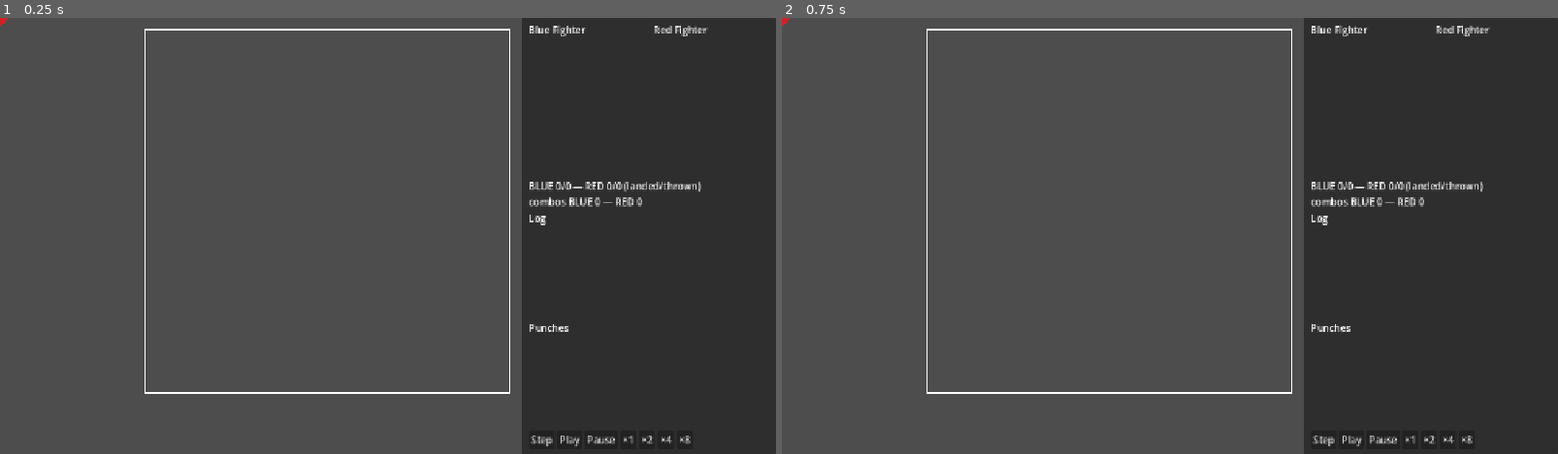
Above: before the commit, frames 1-2 (left to right).
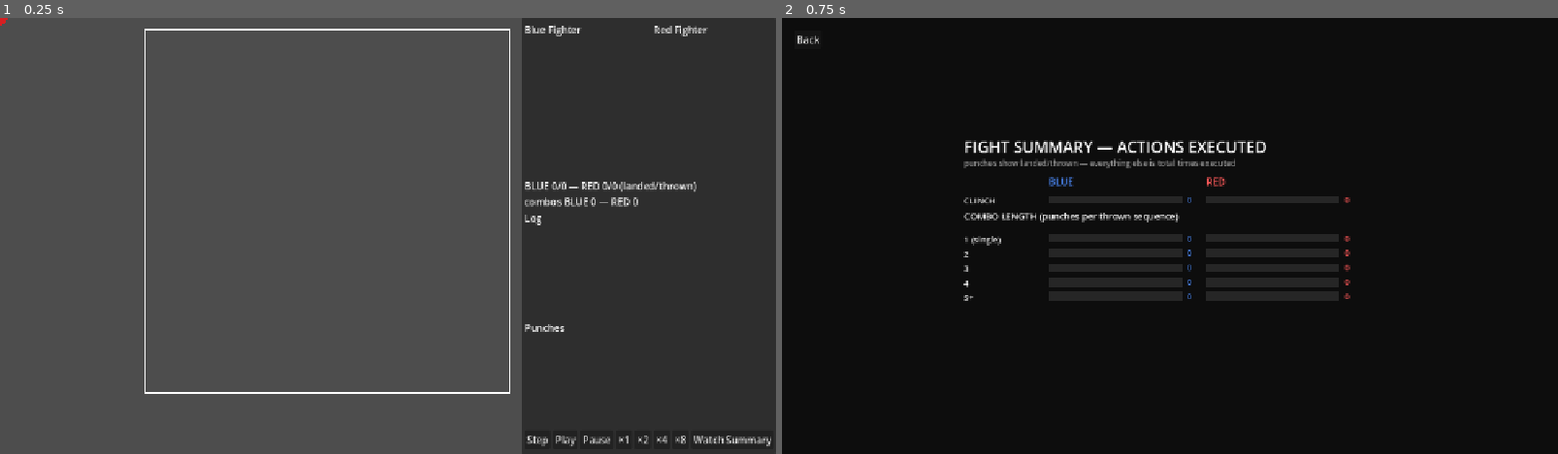
Above: after the commit, the same moments.

Repository: emeene/boxingsim-debugger
Game: Godot game, scene res://scenes/Main.tscn
The game is run twice, just before and just after one commit, with the same random seed, the same clock (stepped at 60 frames per second) and the same inputs.
Inputs (mouse positions are in pixels of both pictures, inside the frame that each line leads up to):
- Up to frame 1 (0.25 s): no input
- Up to frame 2 (0.75 s): click (1511, 440) at 0.5 s, where only the run after the commit has a clickable "Watch Summary"

The runs differ from the first frame. In frame 1, 1.1% of the frame differs, in the area x 67-100%, y 1-99%; in frame 2, 98%, in the area x 0-100%, y 0-100%.

Commit message:
Post-fight action summary: on-demand bar chart of every action executed, minus movement
New ActionSummary.gd, wired from DebugPanel.gd via two buttons ("Watch Summary" shows it
with whatever has been tallied so far, live or final; "Back" lives on the summary itself
and returns to the ring view). Shows every ActionType except movement (owner ruling:
"everything bar movement" — the ring view already reads footwork directly), plus a
COMBO LENGTH section (1/2/3/4/5+ punches per thrown sequence).

Punch types show landed/thrown explicitly (not a bare number) after an unlabeled thrown-
only count got compared against the sidebar's combined landed/thrown total and looked like
a contradiction. CLINCH always renders even at 0/0 since it's genuinely rare and a hidden
zero row reads as "never implemented" rather than "didn't happen this bout." The backdrop
is fully opaque (was 0.8 alpha, which let the sidebar bleed through underneath and was the
real cause of an earlier "the numbers fight each other" report). The red column's start
position is computed from the actual measured width of the widest blue label in the draw,
not a guessed constant, so a landed/thrown label like "153/153" can never get painted over
by the red bar drawn after it.

Combo length uses a different signal than the existing sidebar combo counter: a solo,
non-chained punch's comboCount never rises above 0, so there is no "drop back to 0" to
hook for it. The signal that fires for every completed punch sequence, solo or chained,
and only for punch sequences, is the phase machine's RECOVERY -> READY transition.

Diff:
--- /dev/null
+++ b/boxing-debugging/scenes/ActionSummary.gd
@@ -0,0 +1,193 @@
+extends Control
+# Action breakdown (owner request 2026-07-20), shown on demand via DebugPanel's "Watch
+# Summary" button — a bar chart comparing how many times each fighter executed each
+# ActionType, EXCEPT movement (owner ruling, "everything bar movement": the ring view
+# already shows footwork directly, this is for the things it can't hold still long enough
+# to count). Built in code and attached programmatically from DebugPanel (the ended-label/
+# punch-stats-label trick — no .tscn edit needed). "Back" (a child of this control) hides
+# it again and returns to the ring view.
+#
+# FIX (2026-07-20, same day): the first draft showed one bare, unlabeled number per punch
+# type (a THROWN count). Compared against the pre-existing sidebar's combined "landed/
+# thrown" total for ALL punch types, an unlabeled "JAB: 153" next to "107/238 landed/
+# thrown" reads as a contradiction even though both numbers were correct — nobody could
+# tell what 153 even counted. Punch rows now draw and print landed/thrown explicitly, the
+# same convention the sidebar already uses, so the two never need to be reconciled by eye.
+# The backdrop is also now fully opaque (was 0.8 alpha) — the old value let the sidebar's
+# text bleed straight through underneath, which is what made the numbers look like they
+# were fighting each other; that was a rendering bug, not a math one.
+#
+# COMBO LENGTH section (owner request, same day): how many 1/2/3/4/5+-punch sequences each
+# fighter threw. A separate labeled section, not more ActionType rows — a combo length is a
+# property of a whole punch SEQUENCE, not of any single ActionType, so it does not belong
+# mixed into the rows above.
+#
+# FIX (2026-07-20, later same day): the red column used to start a FIXED 40px after the
+# blue bar. A "153/153"-style landed/thrown label is wider than that at font size 14, so
+# the red bar's opaque background (drawn after, on top) painted straight over the tail of
+# blue's text — a real overlap bug, not a rare one, since it only takes 3+ digit values to
+# trigger. The red column now starts after the ACTUAL measured width of blue's label plus
+# a fixed margin, so it can never collide regardless of how large the numbers get.
+
+# Punch types get a landed/thrown pair; everything else (feint, clinch, defense, idle) is
+# a plain "times executed" count — there is no landed/missed concept for those.
+const PUNCH_TYPES := [
+	"JAB", "CROSS", "LEAD_HOOK", "REAR_HOOK", "LEAD_UPPERCUT", "REAR_UPPERCUT",
+	"LEAD_BODY_HOOK", "REAR_BODY_HOOK",
+]
+const ACTION_ORDER := [
+	"JAB", "CROSS", "LEAD_HOOK", "REAR_HOOK", "LEAD_UPPERCUT", "REAR_UPPERCUT",
+	"LEAD_BODY_HOOK", "REAR_BODY_HOOK",
+	"FEINT", "CLINCH",
+	"BLOCK", "SLIP_LEFT", "SLIP_RIGHT",
+	"IDLE",
+]
+# CLINCH is genuinely rare (a handful of attempts a bout even after the 2026-07-20 fixes) —
+# the zero-suppression below would hide it in most fights, reading as "never implemented"
+# rather than "didn't happen this bout." Owner asked for it explicitly, so it always shows.
+const ALWAYS_SHOWN := ["CLINCH"]
+
+# Bucket keys match DebugPanel._track_combo_length's own bucketing exactly ("5+" for
+# anything longer than 4) — labels here are just the display text for each key.
+const COMBO_LENGTH_ORDER := ["1", "2", "3", "4", "5+"]
+const COMBO_LENGTH_LABELS := {"1": "1 (single)", "2": "2", "3": "3", "4": "4", "5+": "5+"}
+
+const ROW_HEIGHT := 24.0
+const BAR_MAX_WIDTH := 220.0
+const LABEL_WIDTH := 130.0
+const LABEL_FONT_SIZE := 14
+# Gap after the ACTUAL measured width of blue's label, before the red column starts.
+const COLUMN_MARGIN := 24.0
+const BLUE_COLOR := Color(0.3, 0.55, 1.0)
+const RED_COLOR := Color(1.0, 0.35, 0.35)
+# Landed fill sits INSIDE the thrown bar, brighter than the thrown (dim) bar behind it —
+# same "outline = thrown, solid = landed" convention real punch-stat graphics use.
+const BLUE_LANDED_COLOR := Color(0.65, 0.8, 1.0)
+const RED_LANDED_COLOR := Color(1.0, 0.65, 0.65)
+
+var _blue_counts: Dictionary = {}
+var _red_counts: Dictionary = {}
+var _blue_landed: Dictionary = {}
+var _red_landed: Dictionary = {}
+var _blue_combo_lengths: Dictionary = {}
+var _red_combo_lengths: Dictionary = {}
+
+# Called every time "Watch Summary" is pressed — DebugPanel hands over whatever it has
+# tallied so far, live mid-fight or final once the fight has ended.
+func set_data(blue_counts: Dictionary, red_counts: Dictionary, blue_landed: Dictionary, red_landed: Dictionary,
+		blue_combo_lengths: Dictionary, red_combo_lengths: Dictionary) -> void:
+	_blue_counts = blue_counts
+	_red_counts = red_counts
+	_blue_landed = blue_landed
+	_red_landed = red_landed
+	_blue_combo_lengths = blue_combo_lengths
+	_red_combo_lengths = red_combo_lengths
+	queue_redraw()
+
+func _draw() -> void:
+	var viewport_size := get_viewport_rect().size
+	# Fully opaque — a translucent backdrop let the sidebar bleed through underneath and
+	# was the actual cause of the "numbers contradict each other" report, not bad math.
+	draw_rect(Rect2(Vector2.ZERO, viewport_size), Color(0.05, 0.05, 0.05, 1.0))
+
+	var rows: Array = []
+	for action in ACTION_ORDER:
+		var blue: int = _blue_counts.get(action, 0)
+		var red: int = _red_counts.get(action, 0)
+		if blue > 0 or red > 0 or action in ALWAYS_SHOWN:
+			rows.append(action)
+
+	# Combo-length rows always show (0 included) — five fixed buckets, always meaningful
+	# to compare, unlike a punch type that may simply never come up in a given bout.
+	var combo_rows: Array = COMBO_LENGTH_ORDER
+
+	var content_height := 90.0 + rows.size() * ROW_HEIGHT + 40.0 + combo_rows.size() * ROW_HEIGHT
+	var origin := Vector2(viewport_size.x / 2.0 - 340.0, (viewport_size.y - content_height) / 2.0)
+
+	draw_string(ThemeDB.fallback_font, origin + Vector2(0.0, 0.0), "FIGHT SUMMARY — ACTIONS EXECUTED",
+			HORIZONTAL_ALIGNMENT_LEFT, -1, 26, Color.WHITE)
+	draw_string(ThemeDB.fallback_font, origin + Vector2(0.0, 22.0),
+			"punches show landed/thrown — everything else is total times executed",
+			HORIZONTAL_ALIGNMENT_LEFT, -1, 13, Color(0.6, 0.6, 0.6))
+	draw_string(ThemeDB.fallback_font, origin + Vector2(LABEL_WIDTH + 10.0, 54.0), "BLUE",
+			HORIZONTAL_ALIGNMENT_LEFT, -1, 16, BLUE_COLOR)
+	# ONE red column start for every row, based on the widest blue label this draw will
+	# render — a straight aligned column, not a jagged one, and still guaranteed wide
+	# enough for every row since it is the actual measured maximum, not a guess.
+	var bar_x := origin.x + LABEL_WIDTH + 10.0
+	var red_bar_x := bar_x + BAR_MAX_WIDTH + 8.0 + _widest_blue_label(rows, combo_rows) + COLUMN_MARGIN
+	draw_string(ThemeDB.fallback_font, Vector2(red_bar_x, origin.y + 54.0), "RED",
+			HORIZONTAL_ALIGNMENT_LEFT, -1, 16, RED_COLOR)
+
+	for i in range(rows.size()):
+		var action: String = rows[i]
+		var is_punch: bool = action in PUNCH_TYPES
+		var blue: int = _blue_counts.get(action, 0)
+		var red: int = _red_counts.get(action, 0)
+		var y := origin.y + 70.0 + i * ROW_HEIGHT
+		draw_string(ThemeDB.fallback_font, Vector2(origin.x, y + 14.0), action,
+				HORIZONTAL_ALIGNMENT_LEFT, LABEL_WIDTH, 14, Color.WHITE_SMOKE)
+		# BLUE and RED are compared against each other for THIS row only (by thrown count,
+		# or the plain count for non-punches), so the larger always fills its full bar — a
+		# stat-sheet "who did more of this" read, not a fraction of the fight's total.
+		var max_count: int = maxi(maxi(blue, red), 1)
+		var blue_landed: int = _blue_landed.get(action, 0) if is_punch else -1
+		var red_landed: int = _red_landed.get(action, 0) if is_punch else -1
+		_draw_bar(bar_x, y, blue, blue_landed, max_count, BLUE_COLOR, BLUE_LANDED_COLOR)
+		_draw_bar(red_bar_x, y, red, red_landed, max_count, RED_COLOR, RED_LANDED_COLOR)
+
+	# Combo-length section: a separate labeled block, since a sequence length is not an
+	# ActionType and does not belong mixed into the rows above.
+	var section_y := origin.y + 70.0 + rows.size() * ROW_HEIGHT + 16.0
+	draw_string(ThemeDB.fallback_font, Vector2(origin.x, section_y), "COMBO LENGTH (punches per thrown sequence)",
+			HORIZONTAL_ALIGNMENT_LEFT, -1, 15, Color.WHITE)
+	for i in range(combo_rows.size()):
+		var bucket: String = combo_rows[i]
+		var blue: int = _blue_combo_lengths.get(bucket, 0)
+		var red: int = _red_combo_lengths.get(bucket, 0)
+		var y := section_y + 24.0 + i * ROW_HEIGHT
+		draw_string(ThemeDB.fallback_font, Vector2(origin.x, y + 14.0), COMBO_LENGTH_LABELS[bucket],
+				HORIZONTAL_ALIGNMENT_LEFT, LABEL_WIDTH, 14, Color.WHITE_SMOKE)
+		var max_count: int = maxi(maxi(blue, red), 1)
+		_draw_bar(bar_x, y, blue, -1, max_count, BLUE_COLOR, BLUE_LANDED_COLOR)
+		_draw_bar(red_bar_x, y, red, -1, max_count, RED_COLOR, RED_LANDED_COLOR)
+
+# The text a bar prints next to itself — "landed/thrown" for a punch row, a bare count
+# otherwise. Shared between the drawing pass and the width measurement so the two can
+# never disagree about what is actually being rendered.
+func _bar_label(thrown: int, landed: int) -> String:
+	return ("%d/%d" % [landed, thrown]) if landed >= 0 else str(thrown)
+
+func _label_width(text: String) -> float:
+	return ThemeDB.fallback_font.get_string_size(text, HORIZONTAL_ALIGNMENT_LEFT, -1, LABEL_FONT_SIZE).x
+
+# Widest blue label across every row this draw will render, action rows and combo-length
+# rows together — the single shared offset every row's red column starts at, so the
+# column reads as one straight aligned bar chart instead of drifting row to row while
+# still being guaranteed wide enough for the actual longest label, not a guessed constant.
+func _widest_blue_label(rows: Array, combo_rows: Array) -> float:
+	var widest := 0.0
+	for action in rows:
+		var is_punch: bool = action in PUNCH_TYPES
+		var blue: int = _blue_counts.get(action, 0)
+		var landed: int = _blue_landed.get(action, 0) if is_punch else -1
+		widest = maxf(widest, _label_width(_bar_label(blue, landed)))
+	for bucket in combo_rows:
+		widest = maxf(widest, _label_width(_bar_label(_blue_combo_lengths.get(bucket, 0), -1)))
+	return widest
+
+# landed == -1 means "no landed concept for this action" (draws a plain bar + bare count).
+# landed >= 0 draws the dim thrown bar with a brighter landed fill inside it, and prints
+# "landed/thrown" instead of a bare number.
+func _draw_bar(x: float, y: float, thrown: int, landed: int, max_count: int, thrown_color: Color, landed_color: Color) -> void:
+	draw_rect(Rect2(Vector2(x, y), Vector2(BAR_MAX_WIDTH, 14.0)), Color(0.15, 0.15, 0.15))
+	var thrown_width := BAR_MAX_WIDTH * thrown / float(max_count)
+	draw_rect(Rect2(Vector2(x, y), Vector2(thrown_width, 14.0)), thrown_color)
+	var label_pos := Vector2(x + BAR_MAX_WIDTH + 8.0, y + 12.0)
+	if landed < 0:
+		draw_string(ThemeDB.fallback_font, label_pos, str(thrown), HORIZONTAL_ALIGNMENT_LEFT, -1, LABEL_FONT_SIZE, thrown_color)
+		return
+	var landed_width := BAR_MAX_WIDTH * landed / float(max_count)
+	draw_rect(Rect2(Vector2(x, y), Vector2(landed_width, 14.0)), landed_color)
+	draw_string(ThemeDB.fallback_font, label_pos, "%d/%d" % [landed, thrown],
+			HORIZONTAL_ALIGNMENT_LEFT, -1, LABEL_FONT_SIZE, landed_color)
--- a/boxing-debugging/scenes/DebugPanel.gd
+++ b/boxing-debugging/scenes/DebugPanel.gd
@@ -30,9 +30,56 @@
 var _combo_depth := {"f1": 0, "f2": 0}
 var _combo_counts := {"f1": 0, "f2": 0}
 
+# Combo-LENGTH breakdown (owner request 2026-07-20): how many 1/2/3/4/5+-punch sequences
+# a fighter threw, for the summary. This is DELIBERATELY separate from the comboCount-drop
+# tracking above, which only ever fires for chains of length >=2 — a solo, non-chained
+# punch's comboCount never rises above 0 in the first place, so there is no "drop back to
+# 0" for it to trigger on. The signal that fires for every completed punch sequence, solo
+# or chained, and ONLY for punch sequences, is the phase machine's RECOVERY -> READY
+# transition: the backend resets combo bookkeeping there unconditionally ("the chain is
+# over"), and only an OFFENSIVE non-feint punch ever enters RECOVERY at all (movement,
+# defense and CLINCH resolve instantly within READY; a feint's 1-tick STARTUP returns
+# straight to READY, skipping RECOVERY entirely). Each impact along the way records its own
+# comboCount (0-based position in whatever sequence is currently open); the RECOVERY->READY
+# transition finalizes that sequence's length as the last recorded comboCount + 1.
+var _combo_length_counts := {"f1": {}, "f2": {}}
+var _chain_peak_combo := {"f1": -1, "f2": -1}
+var _previous_phase := {"f1": "", "f2": ""}
+
 # The judges' cards are rendered once, on the ENDED payload — guarded in case the final
 # state ever gets delivered twice (e.g. a reconnect)
 var _cards_rendered := false
+
+# Action breakdown (owner request 2026-07-20): every ActionType a fighter executed across
+# the whole bout EXCEPT movement (owner ruling: everything bar movement — the debugger's
+# ring view already reads footwork directly off the fighters, this summary is for the
+# actions the ring view can't hold still long enough to count), shown as a bar chart on
+# demand. Two counting rules, because a single rule would misattribute a live feint: the
+# backend deliberately disguises a fake's 1-tick windup as a JAB in the action field
+# (combat-timing §5, MatchEngine.displayedAction) so a client reacting to it sees exactly
+# what the in-engine sensor does. OFFENSIVE_TYPES counts on the IMPACT tick only (offense
+# non-null — the existing punch-log precedent), so a feint, which never produces an offense
+# verdict, can never inflate a punch count no matter how it displays; FEINT counts on the
+# `feinted` reveal tick, also immune. IDLE, defense and CLINCH are never disguised, so they
+# are edge-triggered on the raw action field: a new count only when the value changes from
+# the fighter's previous ACTIVE tick, the same "how many times did he choose to do this"
+# reading the punch counts already give. MOVEMENT_TYPES ticks are skipped outright — not
+# counted, not even used to update the edge-detection state — so a movement stretch is
+# transparent to it: BLOCK -> MOVE_FORWARD -> BLOCK still reads as one held guard, not two.
+const OFFENSIVE_TYPES := [
+	"JAB", "CROSS", "LEAD_HOOK", "REAR_HOOK", "LEAD_UPPERCUT", "REAR_UPPERCUT",
+	"LEAD_BODY_HOOK", "REAR_BODY_HOOK",
+]
+const MOVEMENT_TYPES := ["MOVE_FORWARD", "MOVE_BACKWARD", "MOVE_LEFT", "MOVE_RIGHT"]
+var _action_counts := {"f1": {}, "f2": {}}
+# THROWN and LANDED are tracked separately for the offensive types only (feint/clinch/
+# movement/defense have no landed concept) — 2026-07-20 fix: the summary originally showed
+# one bare number per punch type with no label, which read as contradicting the sidebar's
+# combined landed/thrown total once the two were compared side by side.
+var _action_landed := {"f1": {}, "f2": {}}
+var _previous_action := {"f1": "", "f2": ""}
+var _was_active := false
+var _action_summary: Control
 
 func _ready() -> void:
 	step_btn.pressed.connect(func(): WebSocketClient.send_command("step"))
@@ -67,14 +114,46 @@
 	var after_tick_log := $VBoxContainer/TickLog.get_index() + 1
 	$VBoxContainer.move_child(punch_header, after_tick_log)
 	$VBoxContainer.move_child(_punch_log, after_tick_log + 1)
+	# Action summary, built in code and attached over the WHOLE window (ring included) — a
+	# CanvasLayer's children are already screen-space, so this does not need its own layer.
+	# Hidden until the "Watch Summary" button is pressed (2026-07-20: was auto-shown on
+	# ENDED; now on-demand at any point in the fight, current running counts, with a way
+	# back to the ring view).
+	_action_summary = Control.new()
+	_action_summary.set_script(load("res://scenes/ActionSummary.gd"))
+	_action_summary.set_anchors_preset(Control.PRESET_FULL_RECT)
+	_action_summary.mouse_filter = Control.MOUSE_FILTER_IGNORE
+	_action_summary.visible = false
+	add_child(_action_summary)
+	# BACK lives ON the summary (a child of it), so hiding the summary hides the button
+	# too — it can only ever be pressed while there is something to go back from.
+	var back_btn := Button.new()
+	back_btn.text = "Back"
+	back_btn.position = Vector2(20, 20)
+	back_btn.pressed.connect(func(): _action_summary.visible = false)
+	_action_summary.add_child(back_btn)
+	# WATCH SUMMARY lives in the main button row, always available — populates the
+	# overlay with whatever has been tallied so far (a live peek mid-fight, the final
+	# tally once the fight has ended) and shows it over the ring view.
+	var watch_btn := Button.new()
+	watch_btn.text = "Watch Summary"
+	watch_btn.pressed.connect(func():
+		_action_summary.set_data(_action_counts["f1"], _action_counts["f2"], _action_landed["f1"], _action_landed["f2"],
+				_combo_length_counts["f1"], _combo_length_counts["f2"])
+		_action_summary.visible = true
+	)
+	$VBoxContainer/HBoxContainer.add_child(watch_btn)
 
 func _on_tick(payload: Dictionary) -> void:
 	_count_punches("f1", payload["f1"])
 	_count_punches("f2", payload["f2"])
 	_log_punch(payload, "BLUE", payload["f1"])
 	_log_punch(payload, "RED",  payload["f2"])
+	_tally_actions(payload)
 	_track_combo("f1", "BLUE", payload)
 	_track_combo("f2", "RED",  payload)
+	_track_combo_length("f1", payload)
+	_track_combo_length("f2", payload)
 	# .get() defaults so an older backend payload without round fields still parses.
 	# Two lines on purpose: one long line does not fit the panel and gets clipped.
 	_punch_stats_label.text = "R%s [%s]  BLUE %d/%d — RED %d/%d (landed/thrown)\ncombos BLUE %d — RED %d" % [
@@ -102,6 +181,46 @@
 		_log_lines.resize(MAX_LOG_LINES)
 	tick_log.text = "\n".join(_log_lines)
 
+# Two counting rules live here — see the class-level comment on OFFENSIVE_TYPES for why.
+func _tally_actions(payload: Dictionary) -> void:
+	var active: bool = payload.get("status", "") == "ROUND_ACTIVE"
+	if active and not _was_active:
+		# A round just (re)started (or this is the fight's first active tick) — whatever
+		# the action field showed before a break belongs to a different engagement, so
+		# the first active tick after one always counts fresh instead of comparing
+		# against stale pre-break state.
+		_previous_action["f1"] = ""
+		_previous_action["f2"] = ""
+	_was_active = active
+	if not active:
+		return
+	_tally_one("f1", payload["f1"])
+	_tally_one("f2", payload["f2"])
+
+func _tally_one(key: String, f: Dictionary) -> void:
+	var offense = f.get("offense")
+	if offense != null:
+		var punch: String = str(f["action"])
+		_action_counts[key][punch] = _action_counts[key].get(punch, 0) + 1
+		if offense["landed"]:
+			_action_landed[key][punch] = _action_landed[key].get(punch, 0) + 1
+		return
+	if f.get("feinted", false):
+		_action_counts[key]["FEINT"] = _action_counts[key].get("FEINT", 0) + 1
+		return
+	var action: String = str(f["action"])
+	# A live feint's disguised windup and a real punch's non-impact ticks both show an
+	# OFFENSIVE type here — both are already owned by the two branches above (the fake's
+	# own reveal tick, the punch's own impact tick). MOVEMENT_TYPES is excluded from this
+	# summary entirely (owner ruling). Both skip without touching _previous_action, so a
+	# movement stretch (or a punch/feint) sandwiched between two IDLE/defense/clinch reads
+	# never breaks up what is really one held state into two counted instances.
+	if action in OFFENSIVE_TYPES or action in MOVEMENT_TYPES:
+		return
+	if action != _previous_action[key]:
+		_action_counts[key][action] = _action_counts[key].get(action, 0) + 1
+	_previous_action[key] = action
+
 func _count_punches(key: String, f: Dictionary) -> void:
 	var offense = f.get("offense")
 	if offense != null:
@@ -123,6 +242,23 @@
 		if _punch_log_lines.size() > MAX_LOG_LINES:
 			_punch_log_lines.resize(MAX_LOG_LINES)
 		_punch_log.text = "\n".join(_punch_log_lines)
+
+# See the class-level comment on _combo_length_counts for why this cannot reuse the
+# comboCount-drop logic above: a solo punch never leaves comboCount at 0, so RECOVERY ->
+# READY is the only signal that fires for every completed sequence, length 1 included.
+func _track_combo_length(key: String, payload: Dictionary) -> void:
+	var f: Dictionary = payload[key]
+	var offense = f.get("offense")
+	if offense != null:
+		_chain_peak_combo[key] = f.get("comboCount", 0)
+	var phase: String = f.get("phase", "READY")
+	if _previous_phase[key] == "RECOVERY" and phase == "READY" \
+			and payload.get("status", "") == "ROUND_ACTIVE" and _chain_peak_combo[key] >= 0:
+		var length: int = _chain_peak_combo[key] + 1
+		var bucket: String = str(length) if length <= 4 else "5+"
+		_combo_length_counts[key][bucket] = _combo_length_counts[key].get(bucket, 0) + 1
+		_chain_peak_combo[key] = -1
+	_previous_phase[key] = phase
 
 # One clean line per punch, on its impact tick only: round, tick, corner, punch, verdict.
 # On the impact tick the snapshot's action IS the committed punch (the phase machine
Not shown, added: boxing-debugging/scenes/ActionSummary.gd.uid
